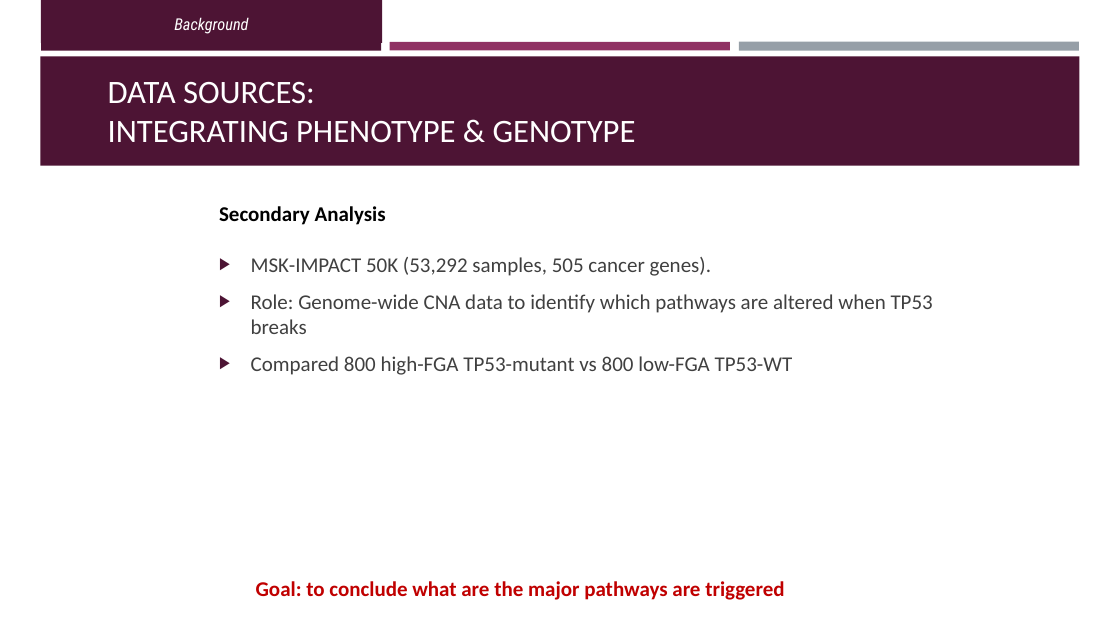
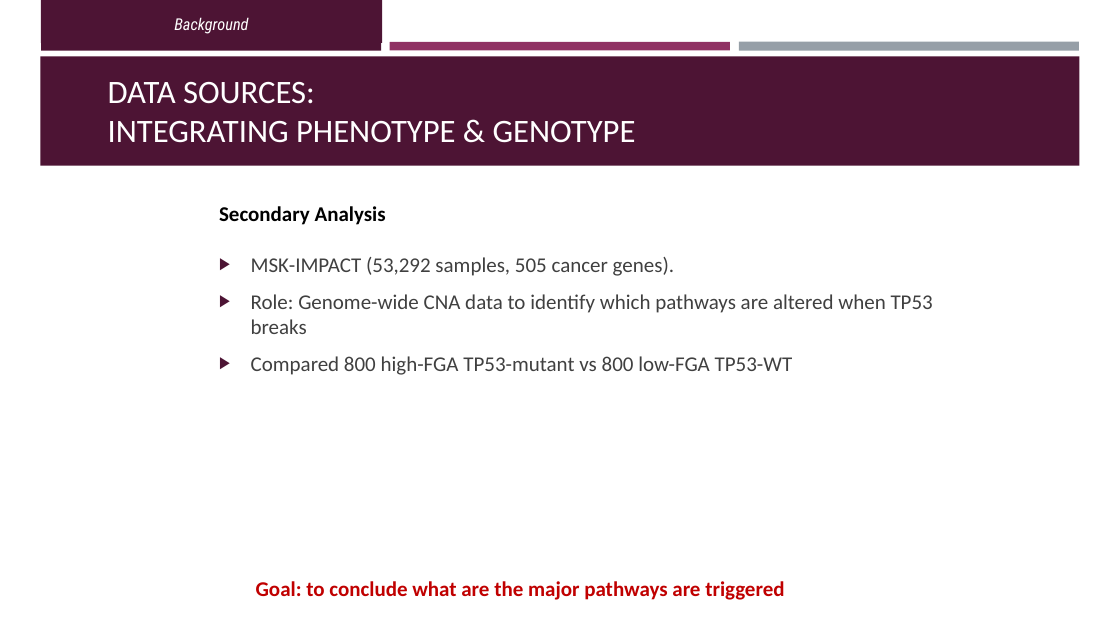
Before and after one commit to OrnitB/cancer_bioinformatics, a slide deck: slide 10 of project/project_background/Final Project Presentation - Ornit - Cancer Bioinfo March 2026.pptx. Drawn at 1120x630 pixels with LibreOffice and Linux fonts; fonts in the diff are those of the drawing. Boxes give left, top, right and bottom in pixels: in the first picture for what was removed or moved away, otherwise in the second. Text is boxed around its words. In the diff, an @@ line names an element or a change of style, - is before the commit and + after.

```diff
--- a/project/project_background/Final Project Presentation - Ornit - Cancer Bioinfo March 2026.pptx
+++ b/project/project_background/Final Project Presentation - Ornit - Cancer Bioinfo March 2026.pptx
@@ text at (251,257,674,276): text changed @@
-▶ MSK-IMPACT 50K (53,292 samples, 505 cancer genes).
+▶ MSK-IMPACT (53,292 samples, 505 cancer genes).
```
Also in this commit, not shown: 1 other slide changed, 2 other files.
